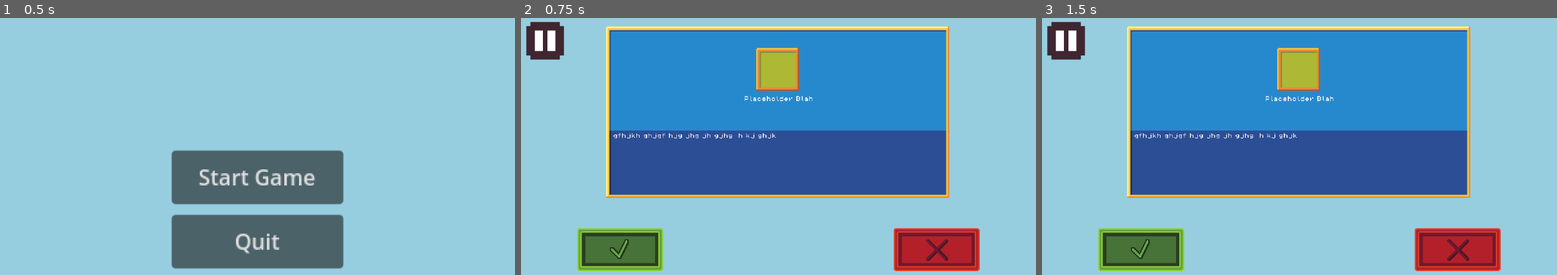
Above: before the commit, frames 1-3 (left to right).
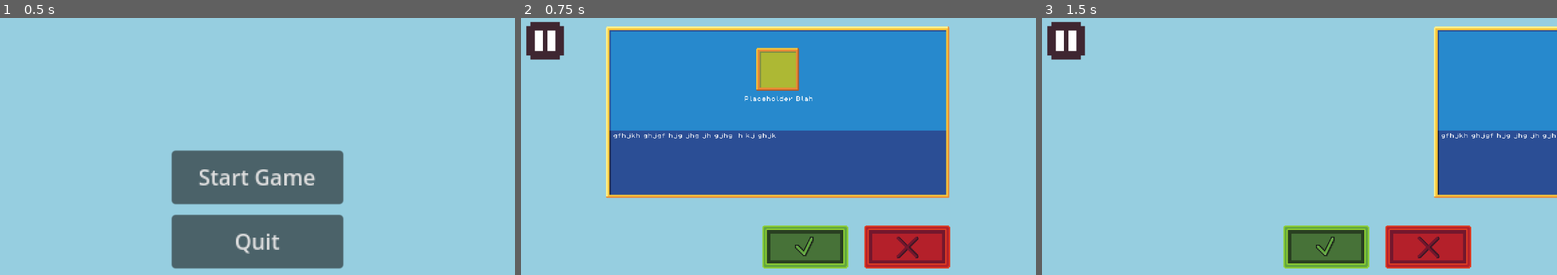
Above: after the commit, the same moments.

Repository: MartinR260/HackTUES11KVK
Game: Godot game, scene res://MainMenu.tscn
Two runs of this game, one before a commit and one after it. Both use one fixed random seed, a clock stepped at 60 frames per second and the inputs below. Sound files missing from this copy of the repository are replaced by a short silence.
Inputs (mouse positions are in pixels of both pictures, inside the frame that each line leads up to; where the layout moved, square brackets give the same spot in the first picture):
- Up to frame 1 (0.5 s): no input
- Up to frame 2 (0.75 s): click "Start Game" at 0.5 s
- Up to frame 3 (1.5 s): click (1428, 246) [1459, 249] at 1.25 s

Frame 1 is identical in both runs. In frame 2, 8.8% of the frame differs, in the area x 10-90%, y 80-99%; in frame 3, 61%, in the area x 10-100%, y 3-99%.

Commit message:
Added Trade Reroll Animation

Diff:
--- a/hacktues11/ChatTradeMenu.tscn
+++ b/hacktues11/ChatTradeMenu.tscn
@@ -32,12 +32,12 @@
 offset_top = -826.0
 offset_right = 1008.0
 offset_bottom = 712.0
-color = Color(0.027451, 0.223529, 0.301961, 1)
+color = Color(0.588235, 0.807843, 0.878431, 1)
 
 [node name="TextEdit" type="TextEdit" parent="."]
-offset_left = 32.0
+offset_left = 40.0
 offset_top = 72.0
-offset_right = 352.0
+offset_right = 360.0
 offset_bottom = 136.0
 theme = SubResource("Theme_a5ogm")
 theme_override_font_sizes/font_size = 16
--- a/hacktues11/PickTradeMenu.gd
+++ b/hacktues11/PickTradeMenu.gd
@@ -1,4 +1,29 @@
 extends Node2D
 
+var button_click_sfx : AudioStreamRandomizer = AudioStreamRandomizer.new()
+var audio_player = AudioStreamPlayer.new()
+@onready var trade_info = $TradeInfo
+@onready var reroll_anim = $TradeInfo/RerollAnimation
+
 func _ready() -> void:
-	pass
+	button_click_sfx.add_stream(0, load("res://sfx/mouseclicks/mouse-button-click-308449.mp3"))
+	button_click_sfx.add_stream(1, load("res://sfx/mouseclicks/mouse-click-sound-233951.mp3"))
+	button_click_sfx.add_stream(2, load("res://sfx/mouseclicks/ui-click-43196.mp3"))
+	button_click_sfx.add_stream(3, load("res://sfx/mouseclicks/ui-click-97915.mp3"))
+	add_child(audio_player)
+
+func _on_accept_trade_button_up() -> void:
+	audio_player.stream = button_click_sfx.get_stream(randi_range(0, 3))
+	audio_player.play()
+	while audio_player.playing: pass
+
+	if get_tree().current_scene.name == "ChatTradeMenu":
+		get_tree().change_scene_to_file("res://PickTradeMenu.tscn")
+	else:
+		get_tree().change_scene_to_file("res://ChatTradeMenu.tscn")
+
+
+func _on_reject_trade_button_up() -> void:
+	audio_player.stream = button_click_sfx.get_stream(randi_range(0, 3))
+	audio_player.play()
+	reroll_anim.play("reroll")
--- a/hacktues11/picktrademenu.tscn
+++ b/hacktues11/picktrademenu.tscn
@@ -1,14 +1,90 @@
-[gd_scene load_steps=10 format=3 uid="uid://dg546urm48nit"]
+[gd_scene load_steps=12 format=3 uid="uid://dg546urm48nit"]
 
 [ext_resource type="Script" path="res://PickTradeMenu.gd" id="1_d5g8s"]
 [ext_resource type="Texture2D" uid="uid://4qt7w27wtt6x" path="res://assets/green_button.png" id="1_g6ba8"]
-[ext_resource type="Script" uid="uid://cm3i5qv5wtnl3" path="res://AcceptTradeButton.gd" id="2_0t6gn"]
 [ext_resource type="Texture2D" uid="uid://dfrjuximsgnhn" path="res://assets/red button.png" id="2_gppls"]
 [ext_resource type="Texture2D" uid="uid://db8831rxhj1yf" path="res://assets/big-frame.png" id="2_w86nt"]
 [ext_resource type="FontFile" uid="uid://dcdwrx3jwgat" path="res://assets/fonts/PixelOperator8.ttf" id="3_g6ba8"]
 [ext_resource type="Texture2D" uid="uid://c3lm0kq6bdae4" path="res://assets/user-frame.png" id="4_gppls"]
-[ext_resource type="Script" uid="uid://dq3i2rwsri0uj" path="res://RejectTradeButton.gd" id="4_l1kfb"]
 [ext_resource type="PackedScene" uid="uid://tarpkya5hskk" path="res://PauseButton.tscn" id="9_0t6gn"]
+
+[sub_resource type="Animation" id="Animation_85uty"]
+resource_name = "reroll"
+length = 0.5
+tracks/0/type = "value"
+tracks/0/imported = false
+tracks/0/enabled = true
+tracks/0/path = NodePath(".:position")
+tracks/0/interp = 1
+tracks/0/loop_wrap = true
+tracks/0/keys = {
+"times": PackedFloat32Array(0, 0.233333, 0.266667, 0.5),
+"transitions": PackedFloat32Array(1, 1, 1, 1),
+"update": 0,
+"values": [Vector2(-257, -201), Vector2(384, -201), Vector2(-896, -201), Vector2(-257, -201)]
+}
+tracks/1/type = "value"
+tracks/1/imported = false
+tracks/1/enabled = true
+tracks/1/path = NodePath(".:visible")
+tracks/1/interp = 1
+tracks/1/loop_wrap = true
+tracks/1/keys = {
+"times": PackedFloat32Array(0, 0.233333, 0.266667),
+"transitions": PackedFloat32Array(1, 1, 1),
+"update": 1,
+"values": [true, false, true]
+}
+
+[sub_resource type="Animation" id="Animation_d5g8s"]
+length = 0.001
+tracks/0/type = "value"
+tracks/0/imported = false
+tracks/0/enabled = true
+tracks/0/path = NodePath(".:position")
+tracks/0/interp = 1
+tracks/0/loop_wrap = true
+tracks/0/keys = {
+"times": PackedFloat32Array(0),
+"transitions": PackedFloat32Array(1),
+"update": 0,
+"values": [Vector2(-257, -201)]
+}
+tracks/1/type = "value"
+tracks/1/imported = false
+tracks/1/enabled = true
+tracks/1/path = NodePath(".:visible")
+tracks/1/interp = 1
+tracks/1/loop_wrap = true
+tracks/1/keys = {
+"times": PackedFloat32Array(0),
+"transitions": PackedFloat32Array(1),
+"update": 1,
+"values": [true]
+}
+
+[sub_resource type="Animation" id="Animation_0t6gn"]
+resource_name = "reroll2"
+length = 0.5
+tracks/0/type = "value"
+tracks/0/imported = false
+tracks/0/enabled = true
+tracks/0/path = NodePath(".:position")
+tracks/0/interp = 1
+tracks/0/loop_wrap = true
+tracks/0/keys = {
+"times": PackedFloat32Array(),
+"transitions": PackedFloat32Array(),
+"update": 0,
+"values": []
+}
+
+[sub_resource type="AnimationLibrary" id="AnimationLibrary_d5g8s"]
+_data = {
+&"RESET": SubResource("Animation_d5g8s"),
+&"reroll": SubResource("Animation_85uty"),
+&"reroll2": SubResource("Animation_0t6gn")
+}
 
 [node name="PickTradeMenu" type="Node2D"]
 script = ExtResource("1_d5g8s")
@@ -25,22 +101,20 @@
 color = Color(0.588235, 0.807843, 0.878431, 1)
 
 [node name="AcceptTrade" type="TextureButton" parent="."]
-offset_left = -300.0
-offset_top = 100.0
-offset_right = -172.0
-offset_bottom = 164.0
+offset_left = -24.0
+offset_top = 96.0
+offset_right = 104.0
+offset_bottom = 160.0
 texture_normal = ExtResource("1_g6ba8")
 stretch_mode = 0
-script = ExtResource("2_0t6gn")
 
 [node name="RejectTrade" type="TextureButton" parent="."]
-offset_left = 172.0
-offset_top = 100.0
-offset_right = 300.0
-offset_bottom = 164.0
+offset_left = 128.0
+offset_top = 96.0
+offset_right = 256.0
+offset_bottom = 160.0
 texture_normal = ExtResource("2_gppls")
 stretch_mode = 0
-script = ExtResource("4_l1kfb")
 
 [node name="TradeInfo" type="TextureRect" parent="."]
 offset_left = -257.0
@@ -81,7 +155,12 @@
 texture = ExtResource("4_gppls")
 stretch_mode = 5
 
+[node name="RerollAnimation" type="AnimationPlayer" parent="TradeInfo"]
+libraries = {
+&"": SubResource("AnimationLibrary_d5g8s")
+}
+
 [node name="PauseButton" parent="." instance=ExtResource("9_0t6gn")]
 
-[connection signal="button_up" from="AcceptTrade" to="AcceptTrade" method="_on_button_up"]
-[connection signal="button_up" from="RejectTrade" to="RejectTrade" method="_on_button_up"]
+[connection signal="button_up" from="AcceptTrade" to="." method="_on_accept_trade_button_up"]
+[connection signal="button_up" from="RejectTrade" to="." method="_on_reject_trade_button_up"]
